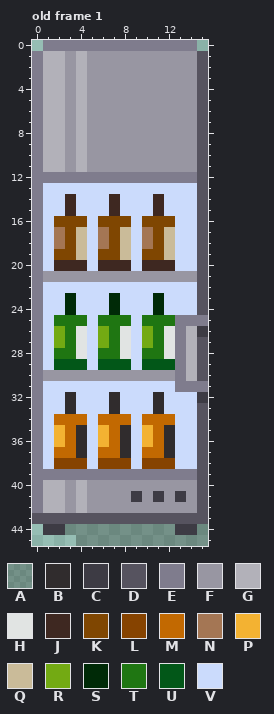
A pixel-art file gets an edit: art/fridge.aseprite. Above, as it was before the edit.
16x46 pixels, 1 frame. Colours within 5 levels of each other are drawn and written as one. Shown: old frame 1. The commit also changed other frames, which this record leaves out.
Visible layers, top first: "shadow" opacity 27%, "Layer 1".
Palette (. is transparent): A #1a191446  B #302c2d  C #3d3b44  D #56535f  E #7f7c8d  F #9896a2  G #b2b1b9  H #e1e4e3  J #3e2821  K #7f4601  L #864300  M #c26901  N #a47654  P #f3b232  Q #cabb99  R #73aa13  S #002a07  T #1f7612  U #025718  V #cbdbfc
Pixels before, old frame 1, first column x 0:
 0 .EEEEEEEEEEEEEE.
 1 EGGFGFFFFFFFFFFD
 2 EGGFGFFFFFFFFFFD
 3 EGGFGFFFFFFFFFFD
 4 EGGFGFFFFFFFFFFD
 5 EGGFGFFFFFFFFFFD
 6 EGGFGFFFFFFFFFFD
 7 EGGFGFFFFFFFFFFD
 8 EGGFGFFFFFFFFFFD
 9 EGGFGFFFFFFFFFFD
10 EGGFGFFFFFFFFFFD
11 EGGFGFFFFFFFFFFD
12 EEEEEEEEEEEEEEED
13 EVVVVVVVVVVVVVVD
14 EVVJVVVJVVVJVVVD
15 EVVJVVVJVVVJVVVD
16 EVKKKVKKKVKKKVVD
17 EVNKQVNKQVNKQVVD
18 EVNKQVNKQVNKQVVD
19 EVKKQVKKQVKKQVVD
20 EVJJJVJJJVJJJVVD
21 EFFFFFFFFFFFFFFD
22 EVVVVVVVVVVVVVVD
23 EVVSVVVSVVVSVVVD
24 EVVSVVVSVVVSVVVD
25 EVTTTVTTTVTTTEEE
26 EVRTHVRTHVRTHEGC
27 EVRTHVRTHVRTHEGD
28 EVTTHVTTHVTTHEGD
29 EVUUUVUUUVUUUEGD
30 EFFFFFFFFFFFFEGD
31 EVVVVVVVVVVVVEEE
32 EVVBVVVBVVVBVVVC
33 EVVBVVVBVVVBVVVD
34 EVMMMVMMMVMMMVVD
35 EVPMBVPMBVPMBVVD
36 EVPMBVPMBVPMBVVD
37 EVMMBVMMBVMMBVVD
38 EVLLLVLLLVLLLVVD
39 EEEEEEEEEEEEEEED
40 EGGFGFFFFFFFFFFD
41 EGGFGFFFFCFCFCFD
42 EGGFGFFFFFFFFFFD
43 DDDDDDDDDDDDDDDD
44 .CCAAAAAAAAAACCA
45 ....AAAAAAAAAAAA
The result:
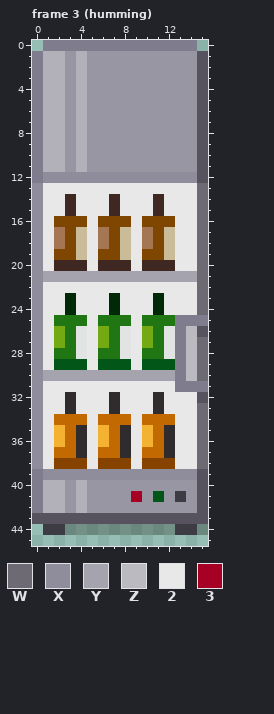
Colours new in this view: W #6d6a74  X #8f8d9b  Y #a5a3ad  Z #babac0  2 #e8e8e8  3 #a70025
A new or re-ordered frame is compared with the old frame closest to it.
The exact change:
frames 1 -> 4
layer "light" added
layer "shine1" opacity 16% added
Changed rows in their new state; - is an unchanged pixel.
Frame 3 (humming) is new; against old frame 1, layers "shine1", "light", "shadow":
first column x 0:
12 -XXXXXXXXXXXXXX-
13 X22222222222222W
14 X22-222-222-222W
15 X22-222-222-222W
16 X2---2---2---22W
17 X2---2---2---22W
18 X2---2---2---22W
19 X2---2---2---22W
20 X2---2---2---22W
21 XYYYYYYYYYYYYYYW
22 X22222222222222W
23 X22-222-222-222W
24 X22-222-222-222W
25 X2---2---2------
26 X2---2---2----ZD
27 X2---2---2----ZW
28 X2---2---2----ZW
29 X2---2---2----ZW
30 XYYYYYYYYYYYY-ZW
31 X222222222222---
32 X22-222-222-222D
33 X22-222-222-222W
34 X2---2---2---22W
35 X2---2---2---22W
36 X2---2---2---22W
37 X2---2---2---22W
38 X2---2---2---22W
39 -XXXXXXXXXXXXXX-
41 ---------3-U----
first column x 4:
45 ............
Changed places in both pictures, as pixel boxes (x1, y1, x2, y2):
changed: (32, 172, 208, 502)
erased: (76, 535, 208, 546)
